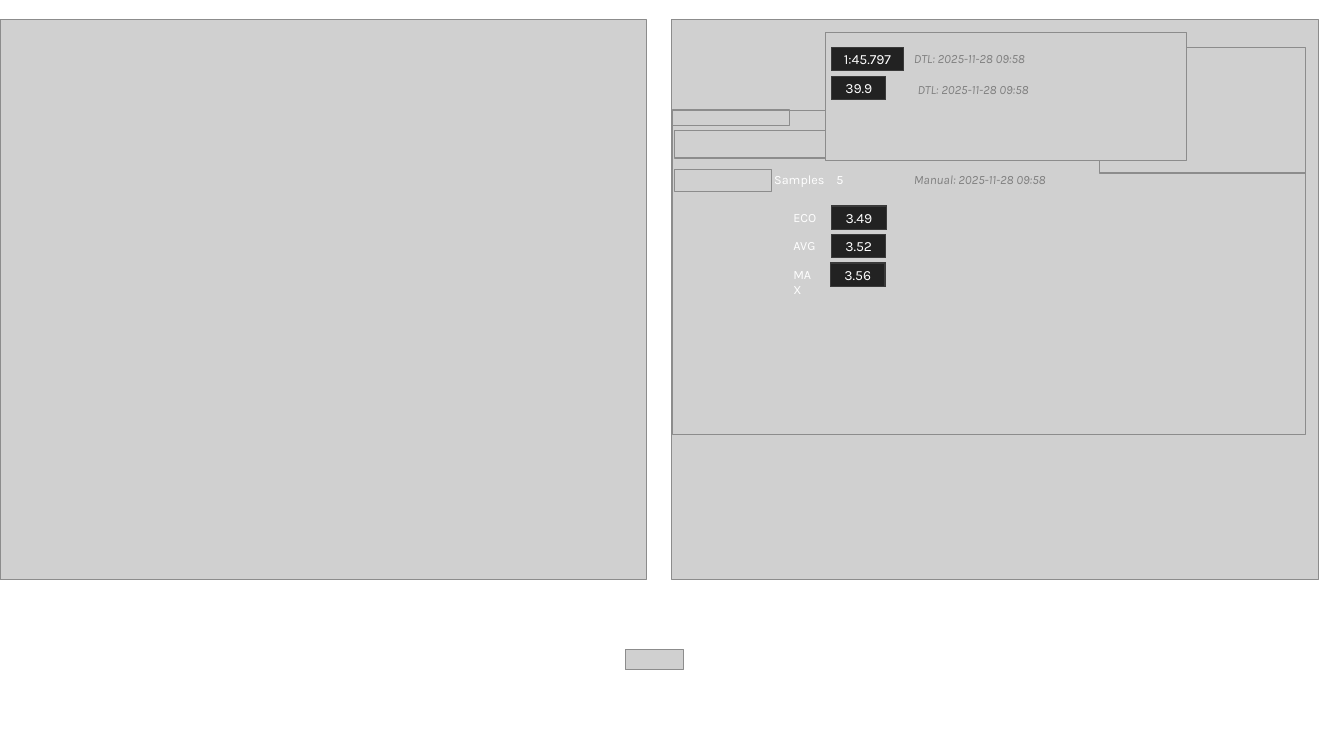
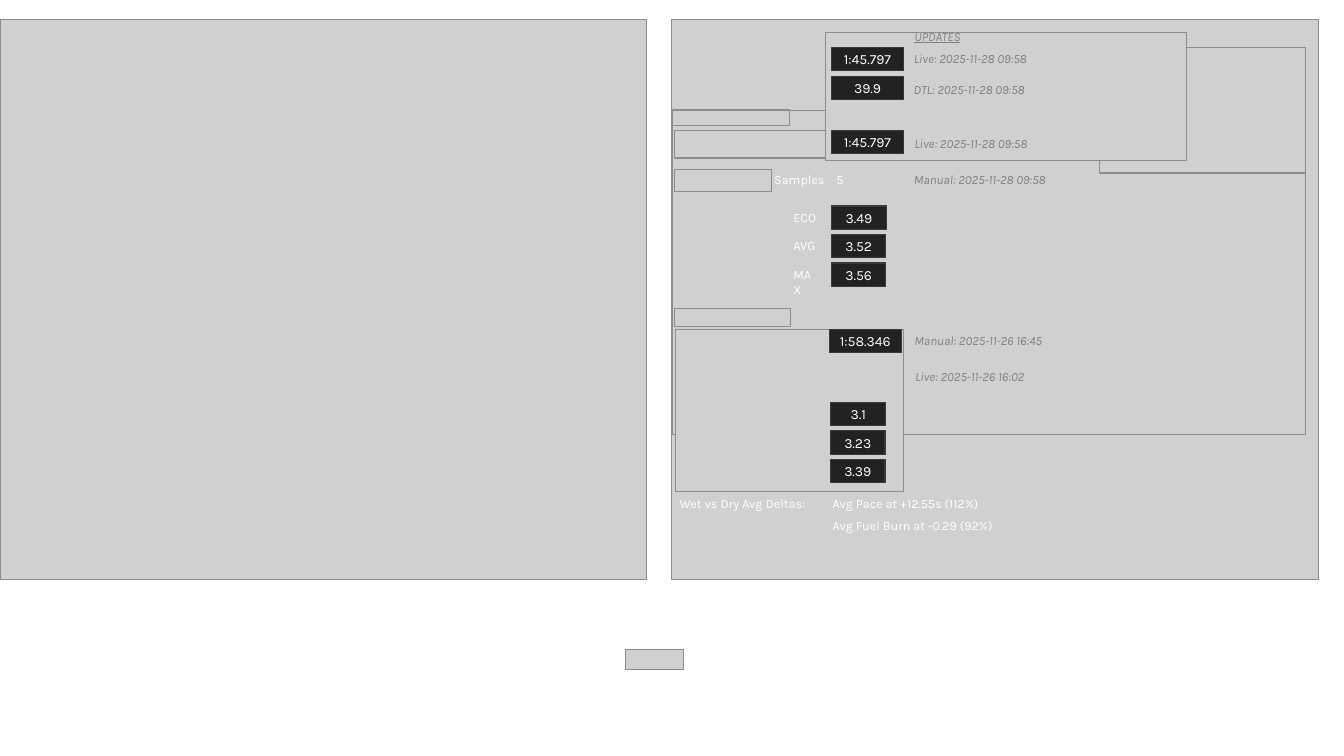
Before and after one commit to Lalabot77/LalaLaunchPlugin, a slide deck: slide 18 of Docs/UI Work.pptx. Drawn at 1344x756 pixels with LibreOffice and Linux fonts; fonts in the diff are those of the drawing; grey boxes stand for pictures. Boxes give left, top, right and bottom in pixels: in the first picture for what was removed or moved away, otherwise in the second. Text is boxed around its words. In the diff, an @@ line names an element or a change of style, - is before the commit and + after.

```diff
--- a/Docs/UI Work.pptx
+++ b/Docs/UI Work.pptx
@@ text at (914, 54, 1026, 63): text changed @@
-DTL: 2025-11-28 09:58
+Live: 2025-11-28 09:58
@@ text added at (914, 32, 960, 43), 9 pt, text #808080, italic, underline @@
+UPDATES
@@ rectangle "39.9": place and size @@
-rectangle "39.9" at (832, 77, 886, 100)
+rectangle "39.9" at (832, 77, 904, 100)
@@ text "DTL: 2025-11-28 09:58": place and size @@
-text "DTL: 2025-11-28 09:58" at (918, 86, 1028, 94)
+text "DTL: 2025-11-28 09:58" at (914, 86, 1024, 94)
@@ rectangle added at (832, 130, 904, 153), fill #222222, outline #3A3A3A 0.75 pt, 10 pt, text #FFFFFF @@
+1:45.797
@@ text added at (914, 140, 1027, 148), 9 pt, text #808080, italic @@
+Live: 2025-11-28 09:58
@@ picture added at (675, 309, 790, 326) @@
@@ picture added at (676, 329, 903, 491) @@
@@ rectangle added at (830, 330, 902, 353), fill #222222, outline #3A3A3A 0.75 pt, 10 pt, text #FFFFFF @@
+1:58.346
@@ text added at (914, 337, 1042, 345), 9 pt, text #808080, italic @@
+Manual: 2025-11-26 16:45
@@ text added at (915, 372, 1024, 381), 9 pt, text #808080, italic @@
+Live: 2025-11-26 16:02
@@ rectangle added at (831, 402, 885, 425), fill #222222, outline #3A3A3A 0.75 pt, 10 pt, text #FFFFFF @@
+3.1
@@ rectangle added at (831, 431, 885, 454), fill #222222, outline #3A3A3A 0.75 pt, 10 pt, text #FFFFFF @@
+3.23
@@ rectangle added at (831, 460, 885, 483), fill #222222, outline #3A3A3A 0.75 pt, 10 pt, text #FFFFFF @@
+3.39
@@ text added at (680, 500, 806, 511), 9 pt, text #FFFFFF @@
+Wet vs Dry Avg Deltas:
@@ text added at (833, 500, 979, 508), 9 pt, text #FFFFFF @@
+Avg Pace at +12.55s (112%)
@@ text added at (833, 522, 993, 530), 9 pt, text #FFFFFF @@
+Avg Fuel Burn at -0.29 (92%)
```
